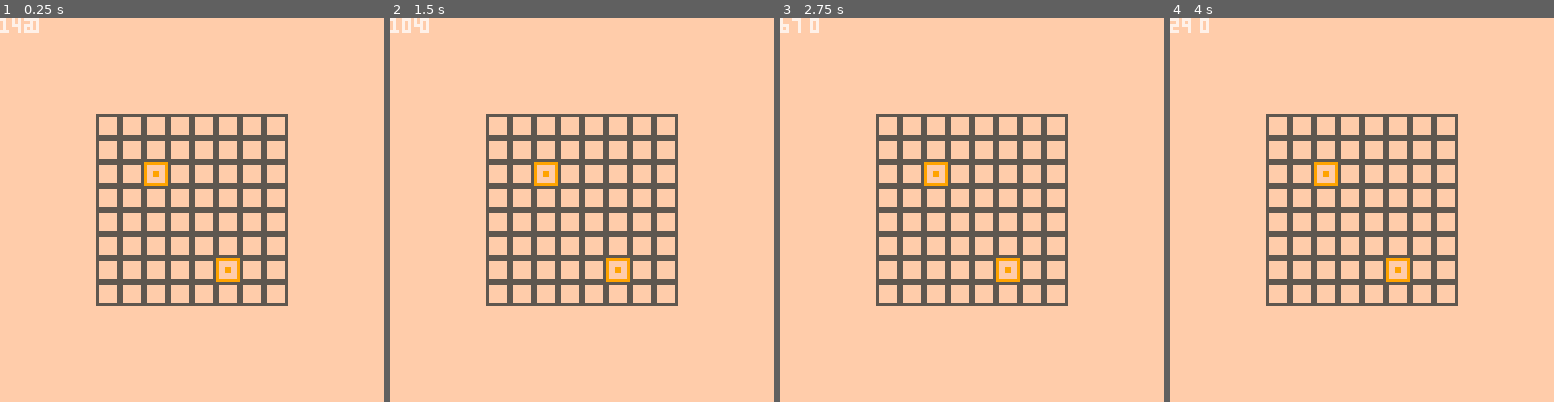
Above: before the commit, frames 1-4 (left to right).
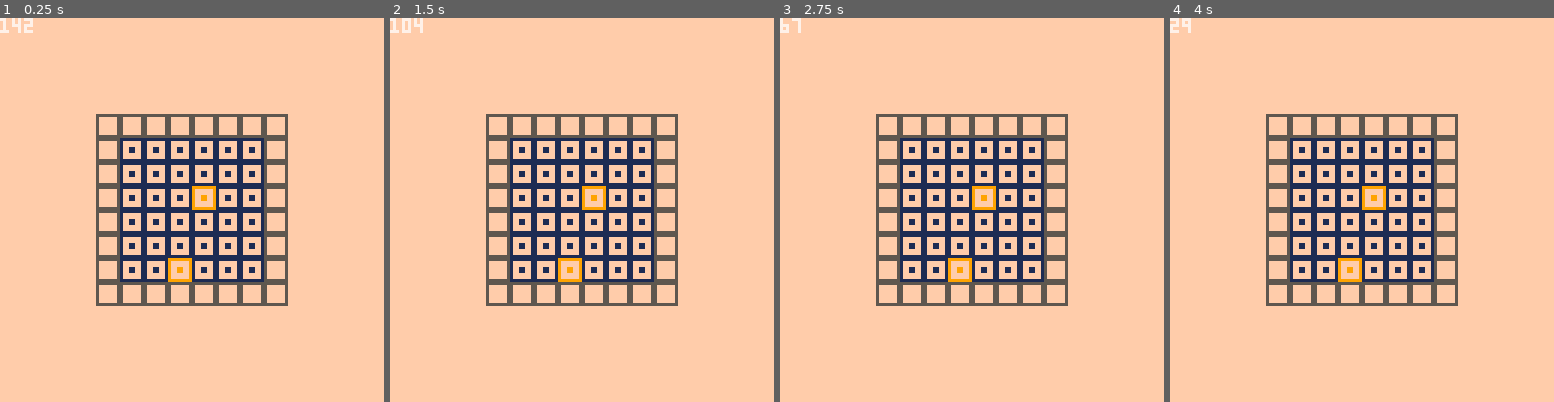
Above: after the commit, the same moments.

Repository: centipeda/shenanijam
Game: PICO-8 cartridge banhammer.p8
Same seed, same stepped clock (60 frames per second), same inputs: the game is played once before the commit and once after it.
Inputs:
- Up to frame 1 (0.25 s): no input
- Up to frame 2 (1.5 s): no input
- Up to frame 3 (2.75 s): no input
- Up to frame 4 (4 s): no input

The runs differ from the first frame. In frame 1, 7.1% of the frame differs, in the area x 7-69%, y 0-69%; in frame 2, 7.1%; in frame 3, 7.1%; in frame 4, 7.1%.

Commit message:
basic infect code

Diff:
--- a/banhammer.p8
+++ b/banhammer.p8
@@ -6,15 +6,10 @@
 level = 0
 turntime = 150 -- in ticks
 new = true
-entities = {}
-last = {}
+ents = {}
 
 function _init()
 
-end
-
-function draw_board()
-	map(level * 16,0,32,32,8,8)
 end
 
 function collect_ents()
@@ -25,9 +20,8 @@
 		for y = 0, 8	do
 			local state = mget(x,y)
 			if state > 1 then
-				add(entites,{x=x,
-																	y=y,
-																	state=state})
+				add(ents,{x=x,
+														y=y})
 			end
 		end
 	end
@@ -47,19 +41,32 @@
 	-- it's able to be infected
 	-- and we set the sprite number
 	-- one higher to infect it
-	for e in all(entities) do
+	for e in all(ents) do
+		-- sprite number of ent
 		local current = mget(e.x,e.y)
-		if mget(e.x-1,e.y) < current then
-			mset(e.x-1,e.y,e.state+1)
+		local l = mget(e.x-1,e.y)
+		local r = mget(e.x+1,e.y)
+		local u = mget(e.x,e.y-1)
+		local d = mget(e.x,e.y+1)
+		if current == 4 then
+			local skip = true
+			if l == 2 and rnd(10) > 5 then
+				mset(e.x-1,e.y,3)
+			end
+			if r == 2 and rnd(10) > 5 then
+				mset(e.x+1,e.y,3)
+			end
+			if u == 2 and rnd(10) > 5 then
+				mset(e.x,e.y-1,3)
+			end
+			if d == 2 and rnd(10) > 5 then
+				mset(e.x,e.y+1,3)
+			end
 		end
-		if mget(e.x+1,e.y) < current then
-			mset(e.x+1,e.y,e.state+1)
-		end
-		if mget(e.x,e.y+1) < current then
-			mset(e.x,e.y+1,e.state+1)
-		end
-		if mget(e.x,e.y-1) < current then
-			mset(e.x,e.y-1,e.state+1)
+		if current == 3 and rnd(20) > 10 and
+			not skip then
+				mset(e.x,e.y,4)
+				skip = false
 		end
 	end
 end
@@ -68,24 +75,25 @@
 	turntime -= 1
 	collect_ents()
 	update_ents()
-	last = entities
-	entities = {}
+	ents = {}
 end
 
 function printents(ent)
-	local y = 5
+	local y = 7
 	for a,b in pairs(ent) do
 		print(a.." "..b,0,y,7)
-		y += 5
+		y += 7
 	end
+end
+
+function draw_board()
+	map(level * 16,0,32,32,8,8)
 end
 
 function _draw()
 	rectfill(0,0,128,128,15)
 	draw_board()
 	print(turntime,0,0,7)
-	print(#last,10,0,7)
-	foreach(last,printents)
 end
 __gfx__
 000000005555555511111111bbbbbbbb999999990000000000000000000000000000000000000000000000000000000000000000000000000000000000000000
@@ -218,168 +226,168 @@
 00000000000000000000000000000000000000000000000000000000000000000000000000000000000000000000000000000000000000000000000000000000
 
 __gff__
-0000000000000000000000000000000000000000000000000000000000000000000000000000000000000000000000000000000000000000000000000000000000000000000000000000000000000000000000000000000000000000000000000000000000000000000000000000000000000000000000000000000000000000
+0000010204000000000000000000000000000000000000000000000000000000000000000000000000000000000000000000000000000000000000000000000000000000000000000000000000000000000000000000000000000000000000000000000000000000000000000000000000000000000000000000000000000000
 0000000000000000000000000000000000000000000000000000000000000000000000000000000000000000000000000000000000000000000000000000000000000000000000000000000000000000000000000000000000000000000000000000000000000000000000000000000000000000000000000000000000000000
 __map__
 0101010101010101000000000000000000000000000000000000000000000000000000000000000000000000000000000000000000000000000000000000000000000000000000000000000000000000000000000000000000000000000000000000000000000000000000000000000000000000000000000000000000000000
+0102020202020201000000000000000000000000000000000000000000000000000000000000000000000000000000000000000000000000000000000000000000000000000000000000000000000000000000000000000000000000000000000000000000000000000000000000000000000000000000000000000000000000
+0102020202020201000000000000000000000000000000000000000000000000000000000000000000000000000000000000000000000000000000000000000000000000000000000000000000000000000000000000000000000000000000000000000000000000000000000000000000000000000000000000000000000000
+0102020204020201000000000000000000000000000000000000000000000000000000000000000000000000000000000000000000000000000000000000000000000000000000000000000000000000000000000000000000000000000000000000000000000000000000000000000000000000000000000000000000000000
+0102020202020201000000000000000000000000000000000000000000000000000000000000000000000000000000000000000000000000000000000000000000000000000000000000000000000000000000000000000000000000000000000000000000000000000000000000000000000000000000000000000000000000
+0102020202020201000000000000000000000000000000000000000000000000000000000000000000000000000000000000000000000000000000000000000000000000000000000000000000000000000000000000000000000000000000000000000000000000000000000000000000000000000000000000000000000000
+0102020402020201000000000000000000000000000000000000000000000000000000000000000000000000000000000000000000000000000000000000000000000000000000000000000000000000000000000000000000000000000000000000000000000000000000000000000000000000000000000000000000000000
 0101010101010101000000000000000000000000000000000000000000000000000000000000000000000000000000000000000000000000000000000000000000000000000000000000000000000000000000000000000000000000000000000000000000000000000000000000000000000000000000000000000000000000
-0101040101010101000000000000000000000000000000000000000000000000000000000000000000000000000000000000000000000000000000000000000000000000000000000000000000000000000000000000000000000000000000000000000000000000000000000000000000000000000000000000000000000000
-0101010101010101000000000000000000000000000000000000000000000000000000000000000000000000000000000000000000000000000000000000000000000000000000000000000000000000000000000000000000000000000000000000000000000000000000000000000000000000000000000000000000000000
-0101010101010101000000000000000000000000000000000000000000000000000000000000000000000000000000000000000000000000000000000000000000000000000000000000000000000000000000000000000000000000000000000000000000000000000000000000000000000000000000000000000000000000
-0101010101010101000000000000000000000000000000000000000000000000000000000000000000000000000000000000000000000000000000000000000000000000000000000000000000000000000000000000000000000000000000000000000000000000000000000000000000000000000000000000000000000000
-0101010101040101000000000000000000000000000000000000000000000000000000000000000000000000000000000000000000000000000000000000000000000000000000000000000000000000000000000000000000000000000000000000000000000000000000000000000000000000000000000000000000000000
-0101010101010101000000000000000000000000000000000000000000000000000000000000000000000000000000000000000000000000000000000000000000000000000000000000000000000000000000000000000000000000000000000000000000000000000000000000000000000000000000000000000000000000
-0000000000000000000000000000000000000000000000000000000000000000000000000000000000000000000000000000000000000000000000000000000000000000000000000000000000000000000000000000000000000000000000000000000000000000000000000000000000000000000000000000000000000000
-0000000000000000000000000000000000000000000000000000000000000000000000000000000000000000000000000000000000000000000000000000000000000000000000000000000000000000000000000000000000000000000000000000000000000000000000000000000000000000000000000000000000000000
-0000000000000000000000000000000000000000000000000000000000000000000000000000000000000000000000000000000000000000000000000000000000000000000000000000000000000000000000000000000000000000000000000000000000000000000000000000000000000000000000000000000000000000
-0000000000000000000000000000000000000000000000000000000000000000000000000000000000000000000000000000000000000000000000000000000000000000000000000000000000000000000000000000000000000000000000000000000000000000000000000000000000000000000000000000000000000000
-0000000000000000000000000000000000000000000000000000000000000000000000000000000000000000000000000000000000000000000000000000000000000000000000000000000000000000000000000000000000000000000000000000000000000000000000000000000000000000000000000000000000000000
-0000000000000000000000000000000000000000000000000000000000000000000000000000000000000000000000000000000000000000000000000000000000000000000000000000000000000000000000000000000000000000000000000000000000000000000000000000000000000000000000000000000000000000
-0000000000000000000000000000000000000000000000000000000000000000000000000000000000000000000000000000000000000000000000000000000000000000000000000000000000000000000000000000000000000000000000000000000000000000000000000000000000000000000000000000000000000000
-0000000000000000000000000000000000000000000000000000000000000000000000000000000000000000000000000000000000000000000000000000000000000000000000000000000000000000000000000000000000000000000000000000000000000000000000000000000000000000000000000000000000000000
-0000000000000000000000000000000000000000000000000000000000000000000000000000000000000000000000000000000000000000000000000000000000000000000000000000000000000000000000000000000000000000000000000000000000000000000000000000000000000000000000000000000000000000
-0000000000000000000000000000000000000000000000000000000000000000000000000000000000000000000000000000000000000000000000000000000000000000000000000000000000000000000000000000000000000000000000000000000000000000000000000000000000000000000000000000000000000000
-0000000000000000000000000000000000000000000000000000000000000000000000000000000000000000000000000000000000000000000000000000000000000000000000000000000000000000000000000000000000000000000000000000000000000000000000000000000000000000000000000000000000000000
-0000000000000000000000000000000000000000000000000000000000000000000000000000000000000000000000000000000000000000000000000000000000000000000000000000000000000000000000000000000000000000000000000000000000000000000000000000000000000000000000000000000000000000
-0000000000000000000000000000000000000000000000000000000000000000000000000000000000000000000000000000000000000000000000000000000000000000000000000000000000000000000000000000000000000000000000000000000000000000000000000000000000000000000000000000000000000000
-0000000000000000000000000000000000000000000000000000000000000000000000000000000000000000000000000000000000000000000000000000000000000000000000000000000000000000000000000000000000000000000000000000000000000000000000000000000000000000000000000000000000000000
-0000000000000000000000000000000000000000000000000000000000000000000000000000000000000000000000000000000000000000000000000000000000000000000000000000000000000000000000000000000000000000000000000000000000000000000000000000000000000000000000000000000000000000
-0000000000000000000000000000000000000000000000000000000000000000000000000000000000000000000000000000000000000000000000000000000000000000000000000000000000000000000000000000000000000000000000000000000000000000000000000000000000000000000000000000000000000000
-0000000000000000000000000000000000000000000000000000000000000000000000000000000000000000000000000000000000000000000000000000000000000000000000000000000000000000000000000000000000000000000000000000000000000000000000000000000000000000000000000000000000000000
-0000000000000000000000000000000000000000000000000000000000000000000000000000000000000000000000000000000000000000000000000000000000000000000000000000000000000000000000000000000000000000000000000000000000000000000000000000000000000000000000000000000000000000
-0000000000000000000000000000000000000000000000000000000000000000000000000000000000000000000000000000000000000000000000000000000000000000000000000000000000000000000000000000000000000000000000000000000000000000000000000000000000000000000000000000000000000000
-0000000000000000000000000000000000000000000000000000000000000000000000000000000000000000000000000000000000000000000000000000000000000000000000000000000000000000000000000000000000000000000000000000000000000000000000000000000000000000000000000000000000000000
-0000000000000000000000000000000000000000000000000000000000000000000000000000000000000000000000000000000000000000000000000000000000000000000000000000000000000000000000000000000000000000000000000000000000000000000000000000000000000000000000000000000000000000
-0000000000000000000000000000000000000000000000000000000000000000000000000000000000000000000000000000000000000000000000000000000000000000000000000000000000000000000000000000000000000000000000000000000000000000000000000000000000000000000000000000000000000000
-0000000000000000000000000000000000000000000000000000000000000000000000000000000000000000000000000000000000000000000000000000000000000000000000000000000000000000000000000000000000000000000000000000000000000000000000000000000000000000000000000000000000000000
-0000000000000000000000000000000000000000000000000000000000000000000000000000000000000000000000000000000000000000000000000000000000000000000000000000000000000000000000000000000000000000000000000000000000000000000000000000000000000000000000000000000000000000
-…(130 lines of a section not shown)…
+0000000000000000000000000000000000000000000000000000000000000000000000000000000000000000000000000000000000000000000000000000000000000000000000000000000000000000000000000000000000000000000000000000000000000000000000000000000000000000000000000000000000000000
+0000000000000000000000000000000000000000000000000000000000000000000000000000000000000000000000000000000000000000000000000000000000000000000000000000000000000000000000000000000000000000000000000000000000000000000000000000000000000000000000000000000000000000
+0000000000000000000000000000000000000000000000000000000000000000000000000000000000000000000000000000000000000000000000000000000000000000000000000000000000000000000000000000000000000000000000000000000000000000000000000000000000000000000000000000000000000000
+0000000000000000000000000000000000000000000000000000000000000000000000000000000000000000000000000000000000000000000000000000000000000000000000000000000000000000000000000000000000000000000000000000000000000000000000000000000000000000000000000000000000000000
+0000000000000000000000000000000000000000000000000000000000000000000000000000000000000000000000000000000000000000000000000000000000000000000000000000000000000000000000000000000000000000000000000000000000000000000000000000000000000000000000000000000000000000
+0000000000000000000000000000000000000000000000000000000000000000000000000000000000000000000000000000000000000000000000000000000000000000000000000000000000000000000000000000000000000000000000000000000000000000000000000000000000000000000000000000000000000000
+0000000000000000000000000000000000000000000000000000000000000000000000000000000000000000000000000000000000000000000000000000000000000000000000000000000000000000000000000000000000000000000000000000000000000000000000000000000000000000000000000000000000000000
+0000000000000000000000000000000000000000000000000000000000000000000000000000000000000000000000000000000000000000000000000000000000000000000000000000000000000000000000000000000000000000000000000000000000000000000000000000000000000000000000000000000000000000
+0000000000000000000000000000000000000000000000000000000000000000000000000000000000000000000000000000000000000000000000000000000000000000000000000000000000000000000000000000000000000000000000000000000000000000000000000000000000000000000000000000000000000000
+0000000000000000000000000000000000000000000000000000000000000000000000000000000000000000000000000000000000000000000000000000000000000000000000000000000000000000000000000000000000000000000000000000000000000000000000000000000000000000000000000000000000000000
+0000000000000000000000000000000000000000000000000000000000000000000000000000000000000000000000000000000000000000000000000000000000000000000000000000000000000000000000000000000000000000000000000000000000000000000000000000000000000000000000000000000000000000
+0000000000000000000000000000000000000000000000000000000000000000000000000000000000000000000000000000000000000000000000000000000000000000000000000000000000000000000000000000000000000000000000000000000000000000000000000000000000000000000000000000000000000000
+0000000000000000000000000000000000000000000000000000000000000000000000000000000000000000000000000000000000000000000000000000000000000000000000000000000000000000000000000000000000000000000000000000000000000000000000000000000000000000000000000000000000000000
+0000000000000000000000000000000000000000000000000000000000000000000000000000000000000000000000000000000000000000000000000000000000000000000000000000000000000000000000000000000000000000000000000000000000000000000000000000000000000000000000000000000000000000
+0000000000000000000000000000000000000000000000000000000000000000000000000000000000000000000000000000000000000000000000000000000000000000000000000000000000000000000000000000000000000000000000000000000000000000000000000000000000000000000000000000000000000000
+0000000000000000000000000000000000000000000000000000000000000000000000000000000000000000000000000000000000000000000000000000000000000000000000000000000000000000000000000000000000000000000000000000000000000000000000000000000000000000000000000000000000000000
+0000000000000000000000000000000000000000000000000000000000000000000000000000000000000000000000000000000000000000000000000000000000000000000000000000000000000000000000000000000000000000000000000000000000000000000000000000000000000000000000000000000000000000
+0000000000000000000000000000000000000000000000000000000000000000000000000000000000000000000000000000000000000000000000000000000000000000000000000000000000000000000000000000000000000000000000000000000000000000000000000000000000000000000000000000000000000000
+0000000000000000000000000000000000000000000000000000000000000000000000000000000000000000000000000000000000000000000000000000000000000000000000000000000000000000000000000000000000000000000000000000000000000000000000000000000000000000000000000000000000000000
+0000000000000000000000000000000000000000000000000000000000000000000000000000000000000000000000000000000000000000000000000000000000000000000000000000000000000000000000000000000000000000000000000000000000000000000000000000000000000000000000000000000000000000
+0000000000000000000000000000000000000000000000000000000000000000000000000000000000000000000000000000000000000000000000000000000000000000000000000000000000000000000000000000000000000000000000000000000000000000000000000000000000000000000000000000000000000000
+0000000000000000000000000000000000000000000000000000000000000000000000000000000000000000000000000000000000000000000000000000000000000000000000000000000000000000000000000000000000000000000000000000000000000000000000000000000000000000000000000000000000000000
+0000000000000000000000000000000000000000000000000000000000000000000000000000000000000000000000000000000000000000000000000000000000000000000000000000000000000000000000000000000000000000000000000000000000000000000000000000000000000000000000000000000000000000
+0000000000000000000000000000000000000000000000000000000000000000000000000000000000000000000000000000000000000000000000000000000000000000000000000000000000000000000000000000000000000000000000000000000000000000000000000000000000000000000000000000000000000000
+…(130 lines of a section not shown)…
